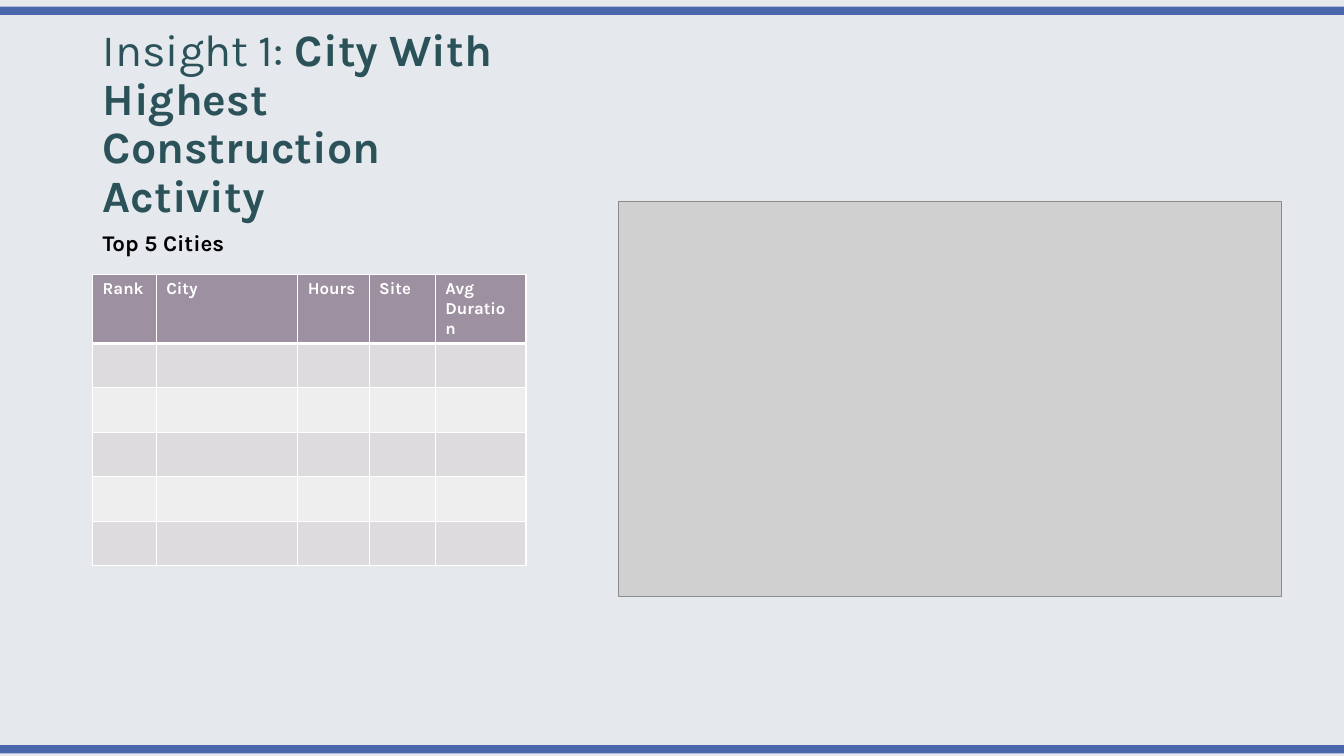
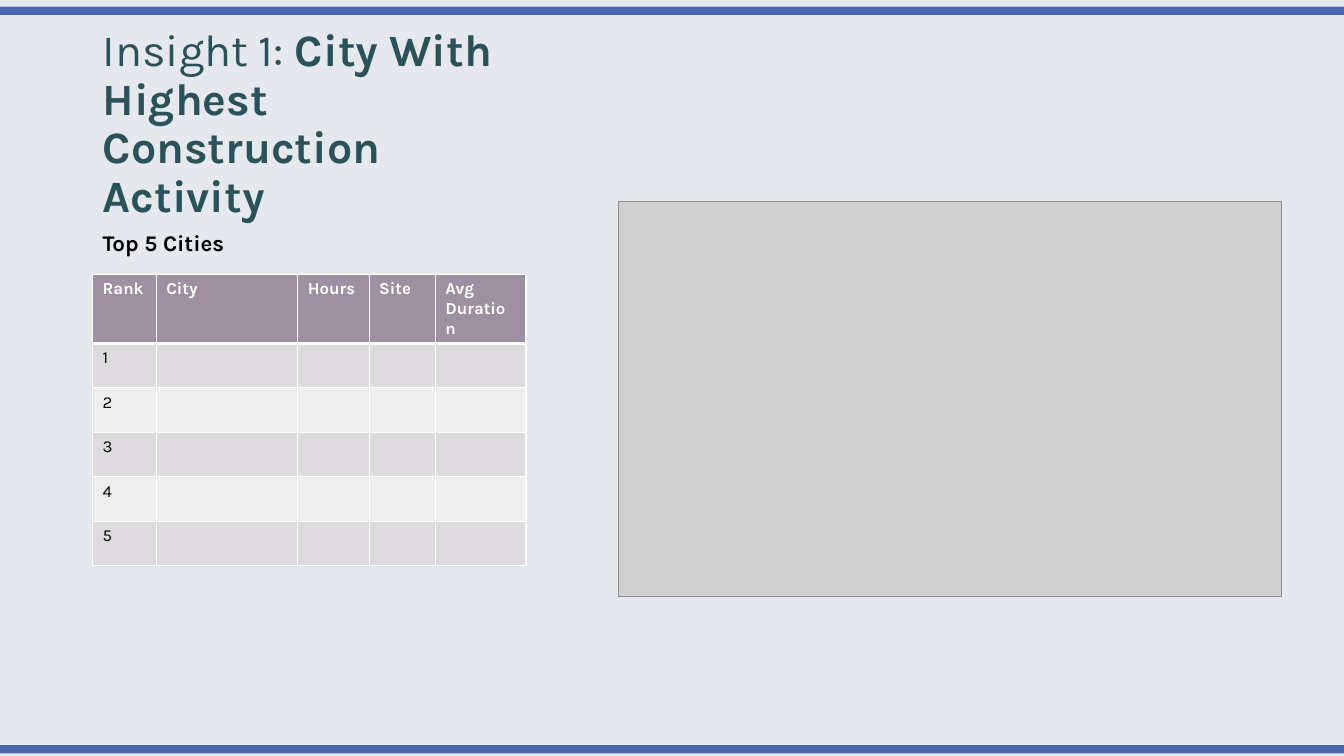
Before and after one commit to smomtaz/us_road_construction, a slide deck: slide 4 of Presentation/presentation.pptx. Drawn at 1344x756 pixels with LibreOffice and Linux fonts; fonts in the diff are those of the drawing; grey boxes stand for pictures. Boxes give left, top, right and bottom in pixels: in the first picture for what was removed or moved away, otherwise in the second. Text is boxed around its words. In the diff, an @@ line names an element or a change of style, - is before the commit and + after.

Commit message:
push presentation file

```diff
--- a/Presentation/presentation.pptx
+++ b/Presentation/presentation.pptx
@@ table at (x1=93, y1=274, x2=526, y2=546) @@
-row 2, column 1: 
+row 2, column 1: 1
-row 3, column 1: 
+row 3, column 1: 2
-row 4, column 1: 
+row 4, column 1: 3
-row 5, column 1: 
+row 5, column 1: 4
-row 6, column 1: 
+row 6, column 1: 5
```
Also in this commit, not shown: 1 other file.
